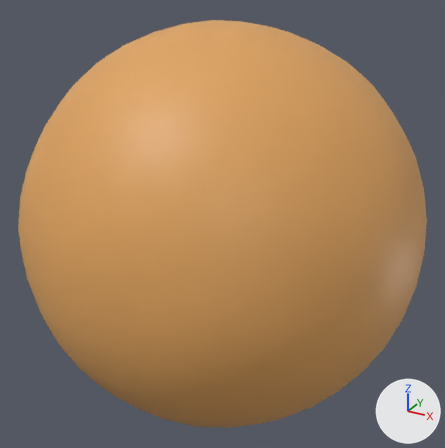
Before and after pictures for a commit that changed the glTF model public/models/desert_sphere.glb.
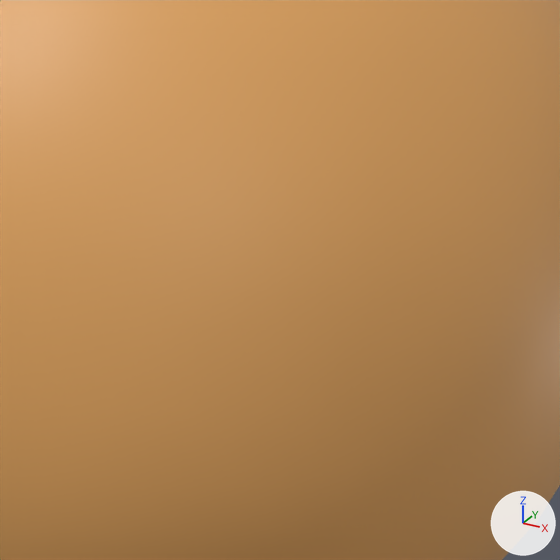
Each version appears first whole from a 50 mm lens placed at (98.4, -179.3, 89.5), pointed at (-0.1, -0.1, -0.1), and next in a close-up on the part from 34% to 89% of the width and 27% to 81% of the height. Every picture has the same lights, and +X, +Y and +Z are marked at lower right. The older version's two pictures come first. Vertices at exactly the same position are counted once.
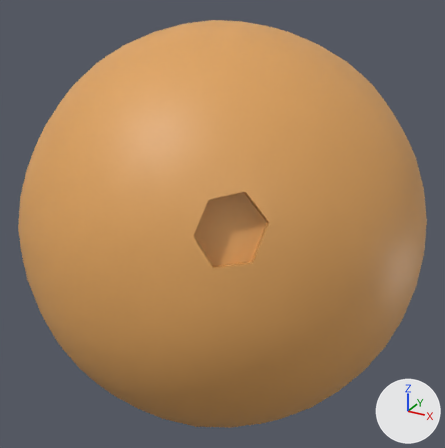
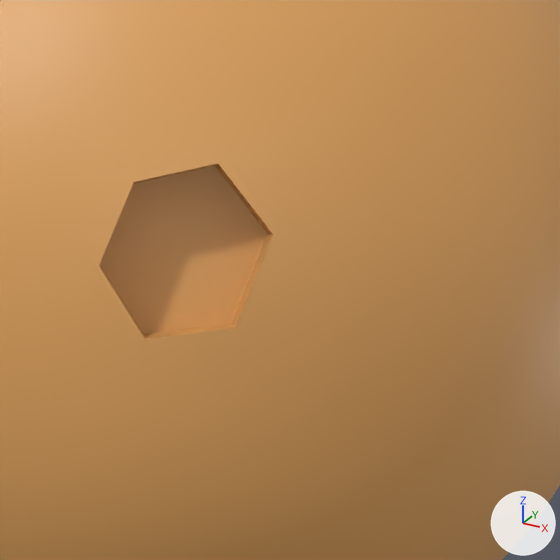
Boxes [x1, y1, x2, y2] around the edits, measured in the close-ups (560 x 560 px):
part 1 of me_icosphere_003, cut back
    both: [52, 163, 329, 413]

What changed in the scene script:
```text
Change me_icosphere_003:
    used by ob_icosphere; location = (0.0, 0.0, 0.0)
    remove me_icosphere_003.from_pydata(...)  # 642 vertices, 1280 faces; spans x -70.0..70.0, y -70.0..70.0, z -70.0..70.1
    add me_icosphere_003.from_pydata(...)  # 647 vertices, 1290 faces; spans x -70.0..70.0, y -70.0..70.0, z -70.0..70.1
    me_icosphere_003 part 1
    1 vertex is removed from x 32.5, y -55.9, z 26.6
    6 faces are deleted
    2 vertices move from x 30.4..38.6, y -60.3..-55.0, z 17.5..18.5 to x 30.4..38.7, y -60.4..-55.0, z 17.5..18.4
    6 vertices are added at (27.5, -55.5, 15.1), (21.8, -55.5, 22.7), (31.0, -45.3, 32.8), (23.6, -50.7, 31.0), (35.9, -50.1, 16.0), (37.6, -44.8, 25.6)
    16 new faces join them
```
